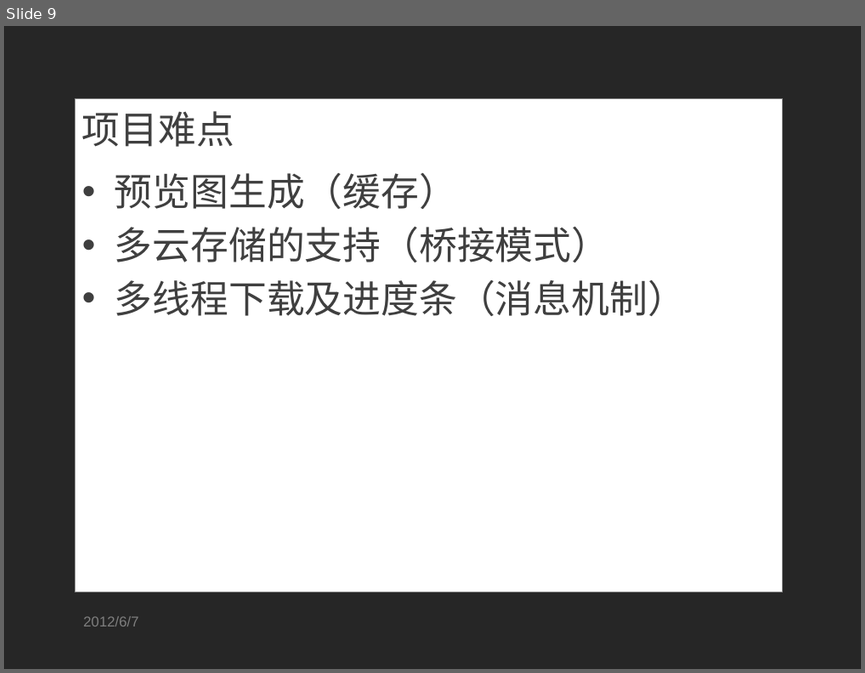
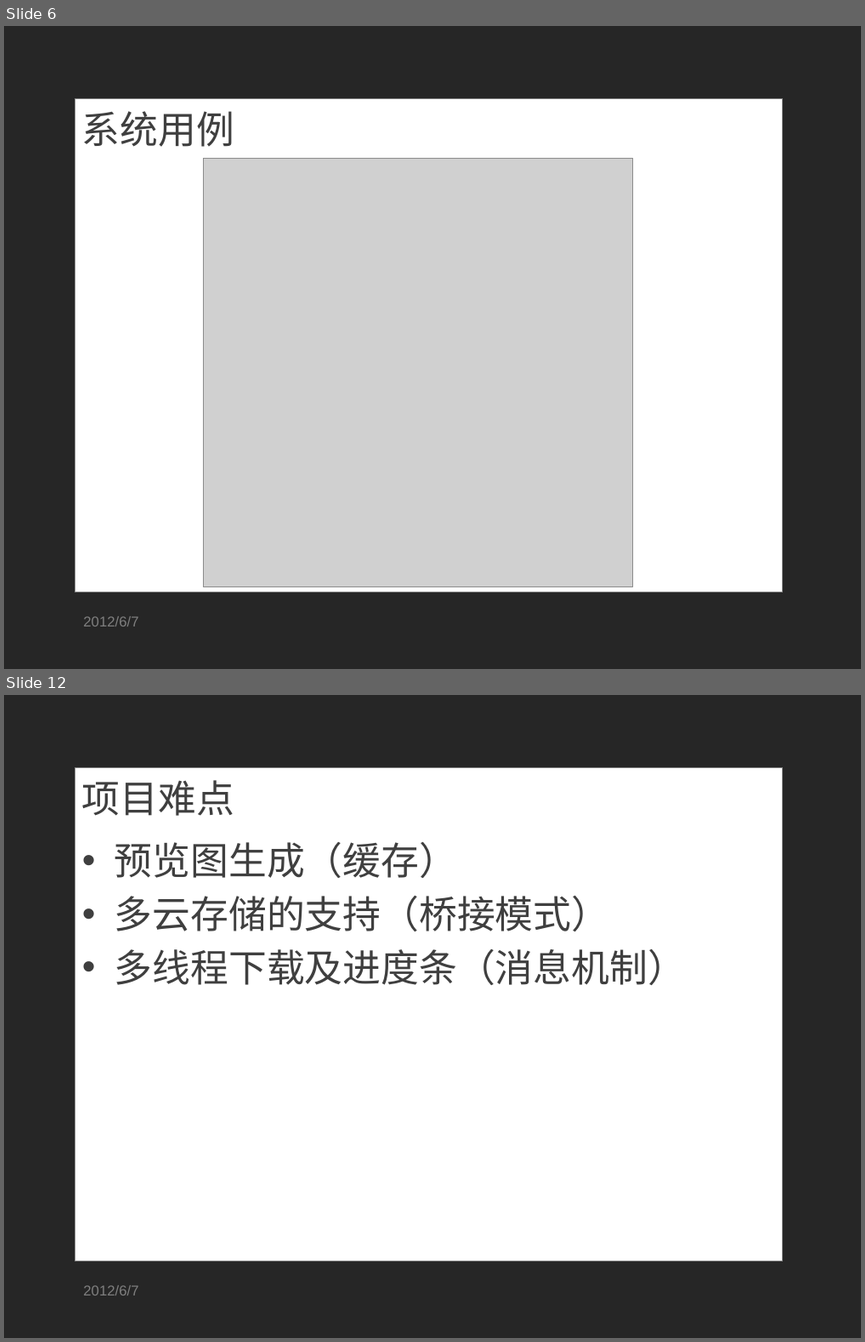
Before and after one commit to SoSkyrim/ricky-tan, a slide deck: work/毕业设计_答辩.pptx. Shown one above the other, each under a label of ours: slide 9 before the commit, slides 6 and 12 after it; the slides between them are not shown. The pictures are 865x673 and 865x1342 pixels, drawn with LibreOffice and Linux fonts; fonts in the diff are those of the drawing; grey boxes stand for pictures; background and template pictures are left out. Boxes give left, top, right and bottom in pixels: in the first picture for what was removed or moved away, otherwise in the second. Text is boxed around its words. In the diff, an @@ line names an element or a change of style, - is before the commit and + after.

```diff
--- a/work/毕业设计_答辩.pptx
+++ b/work/毕业设计_答辩.pptx
@@ slide 6 added at (4,26,861,669), background picture (left out); not listed: 1 template element that a slide beside it also shows @@
@@ title added at (82,111,234,147), 32 pt, text #3F3F3F @@
+系统用例
@@ picture added at (203,159,632,586) @@
@@ text added at (83,616,138,626), 12 pt, text #7F7F7F @@
+2012/6/7
@@ what was slide 9 is now slide 12 @@
```
Also in this commit, not shown: 8 slides changed, 2 other slides added, 4 other files.
